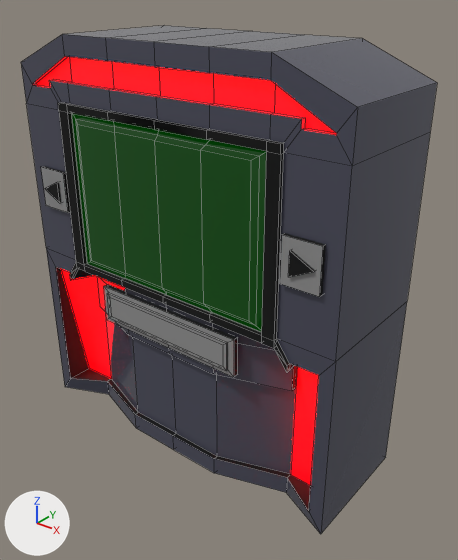
An edit to the FBX model Assets/Imports/UpgradeStation/UpgradeStation.fbx, drawn before and after from the same camera.
Both versions are drawn from a camera (50 mm lens) standing at (4.06, -4.76, 2.28) and looking at (0.24, 0.02, -0.69). The lights are fixed; the arrows at lower left show +X, +Y and +Z. Mesh edges are drawn as thin lines.

Script lines for the objects in view, before the commit:
```python
me_cube_008 = bpy.data.meshes.new('Cube.008')
me_cube_008.from_pydata(...)  # 20 vertices, 18 faces; spans x -0.91..0.91, y -0.77..-0.68, z -1.24..-0.82
# faces by material slot: [14, 4]
me_cube_008.materials.append(mat_buttonmat)  # grey #8f8f8f
me_cube_008.materials.append(mat_framemat)  # black #000000
me_cube_009 = bpy.data.meshes.new('Cube.009')
me_cube_009.from_pydata(...)  # 14 vertices, 11 faces; spans x -1.781..-1.394, y -0.766..-0.618, z -0.084..0.359
# faces by material slot: [2, 9]
me_cube_009.materials.append(mat_buttonmat)  # grey #8f8f8f
me_cube_009.materials.append(mat_framemat)  # black #000000
me_cube_011 = bpy.data.meshes.new('Cube.011')
me_cube_011.from_pydata(...)  # 230 vertices, 231 faces; spans x -1.96..1.96, y -0.74..0.7, z -2.65..1.74
# faces by material slot: [117, 24, 82, 8]
me_cube_011.materials.append(mat_basemat)  # dark blue #4f505f
me_cube_011.materials.append(mat_screenmat)  # black #031800
me_cube_011.materials.append(mat_frame)  # black #000000
me_cube_011.materials.append(mat_lightmat)  # red #ff0023
ob_lbutton = bpy.data.objects.new('LButton', me_cube_009)
ob_lbutton.location = (0.0, 0.0, 0.0)
ob_machine = bpy.data.objects.new('Machine', me_cube_011)
ob_machine.location = (0.0, 0.0, 0.0)
ob_selectbutton = bpy.data.objects.new('SelectButton', me_cube_008)
ob_selectbutton.location = (0.0, 0.0, 0.0)
# also in view: 'RButton' at (1.59, -0.69, 0.14)
```
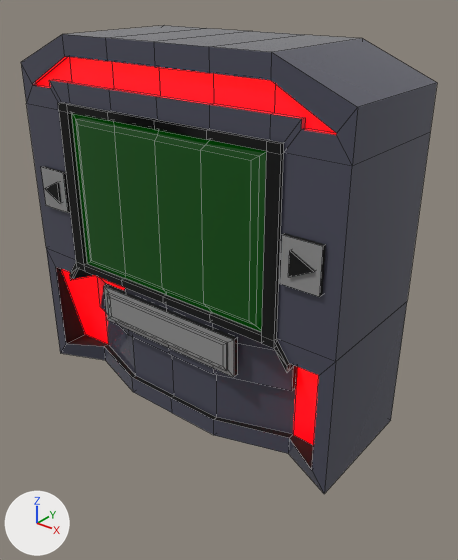
Location of each change, (x1, y1, x2, y2) in pixels of the pictures (458 x 560 px; the box of a moved part takes in the faces that stretch with it):
'Machine', reshaped (8% shorter): before (21, 25, 437, 534); after (21, 25, 437, 494)
part 1 of me_cube_011, moved or reshaped: before (46, 249, 407, 534); after (46, 249, 407, 494)

What the commit changed:
me_cube_011 has 230 vertices, 231 faces and spans x -1.96..1.96, y -0.74..0.7, z -2.65..1.74.
me_cube_011 is used by ob_machine; location (0.0, 0.0, 0.0).
me_cube_011 part 1: all 28 vertices in x -1.96..1.96, y -0.7..0.7, z -2.65..-2.45 are moved by (0.0, 0.0, 0.52).
